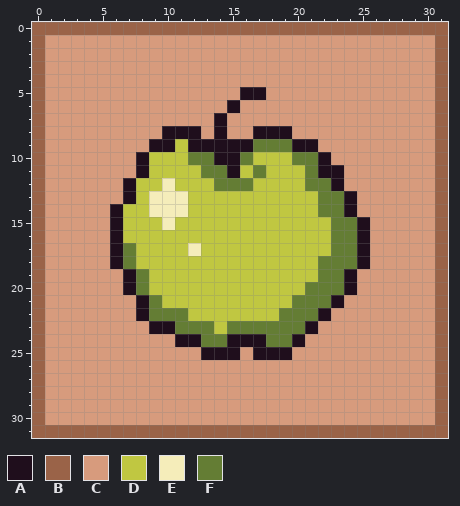
Two states of a pixel-art sprite, Assets/Images/Tiles/tile_apple.png. Above, as it was before the edit.
The file is 32x32 pixels.
Palette (. is transparent): A #1f0e1c  B #9a6348  C #d79b7d  D #c0c741  E #f5edba  F #647d34
Pixels before, first column x 0:
 0 BBBBBBBBBBBBBBBBBBBBBBBBBBBBBBBB
 1 BCCCCCCCCCCCCCCCCCCCCCCCCCCCCCCB
 2 BCCCCCCCCCCCCCCCCCCCCCCCCCCCCCCB
 3 BCCCCCCCCCCCCCCCCCCCCCCCCCCCCCCB
 4 BCCCCCCCCCCCCCCCCCCCCCCCCCCCCCCB
 5 BCCCCCCCCCCCCCCCAACCCCCCCCCCCCCB
 6 BCCCCCCCCCCCCCCACCCCCCCCCCCCCCCB
 7 BCCCCCCCCCCCCCACCCCCCCCCCCCCCCCB
 8 BCCCCCCCCCAAACACCAAACCCCCCCCCCCB
 9 BCCCCCCCCAADAAAAAFFFAACCCCCCCCCB
10 BCCCCCCCADDDFFAAFDDDFFACCCCCCCCB
11 BCCCCCCCADDDDFFADFDDDFAACCCCCCCB
12 BCCCCCCADDEDDDFFFDDDDFFACCCCCCCB
13 BCCCCCCADEEEDDDDDDDDDDFFACCCCCCB
14 BCCCCCADDEEEDDDDDDDDDDFFACCCCCCB
15 BCCCCCADDDEDDDDDDDDDDDDFFACCCCCB
16 BCCCCCADDDDDDDDDDDDDDDDFFACCCCCB
17 BCCCCCAFDDDDEDDDDDDDDDDFFACCCCCB
18 BCCCCCAFDDDDDDDDDDDDDDFFFACCCCCB
19 BCCCCCCAFDDDDDDDDDDDDDFFACCCCCCB
20 BCCCCCCAFDDDDDDDDDDDDFFFACCCCCCB
21 BCCCCCCCAFDDDDDDDDDDFFFACCCCCCCB
22 BCCCCCCCAFFFDDDDDDDFFFACCCCCCCCB
23 BCCCCCCCCAAFFFDFFFFFFACCCCCCCCCB
24 BCCCCCCCCCCAAFFAAAFFACCCCCCCCCCB
25 BCCCCCCCCCCCCAAACAAACCCCCCCCCCCB
26 BCCCCCCCCCCCCCCCCCCCCCCCCCCCCCCB
27 BCCCCCCCCCCCCCCCCCCCCCCCCCCCCCCB
28 BCCCCCCCCCCCCCCCCCCCCCCCCCCCCCCB
29 BCCCCCCCCCCCCCCCCCCCCCCCCCCCCCCB
30 BCCCCCCCCCCCCCCCCCCCCCCCCCCCCCCB
31 BBBBBBBBBBBBBBBBBBBBBBBBBBBBBBBB
After:
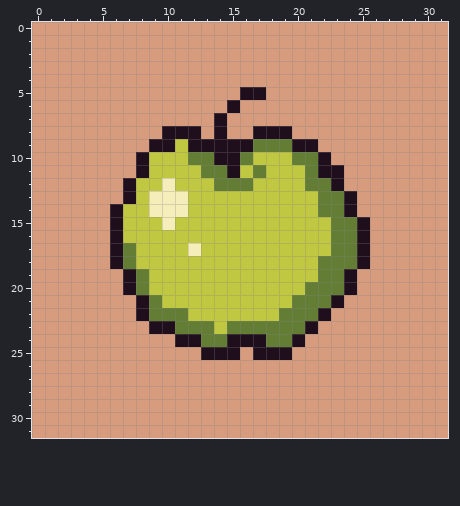
From old to new:
Changed rows in their new state; - is an unchanged pixel.
first column x 0:
 0 CCCCCCCCCCCCCCCCCCCCCCCCCCCCCCCC
 1 C------------------------------C
 2 C------------------------------C
 3 C------------------------------C
 4 C------------------------------C
 5 C------------------------------C
 6 C------------------------------C
 7 C------------------------------C
 8 C------------------------------C
 9 C------------------------------C
10 C------------------------------C
11 C------------------------------C
12 C------------------------------C
13 C------------------------------C
14 C------------------------------C
15 C------------------------------C
16 C------------------------------C
17 C------------------------------C
18 C------------------------------C
19 C------------------------------C
20 C------------------------------C
21 C------------------------------C
22 C------------------------------C
23 C------------------------------C
24 C------------------------------C
25 C------------------------------C
26 C------------------------------C
27 C------------------------------C
28 C------------------------------C
29 C------------------------------C
30 C------------------------------C
31 CCCCCCCCCCCCCCCCCCCCCCCCCCCCCCCC
